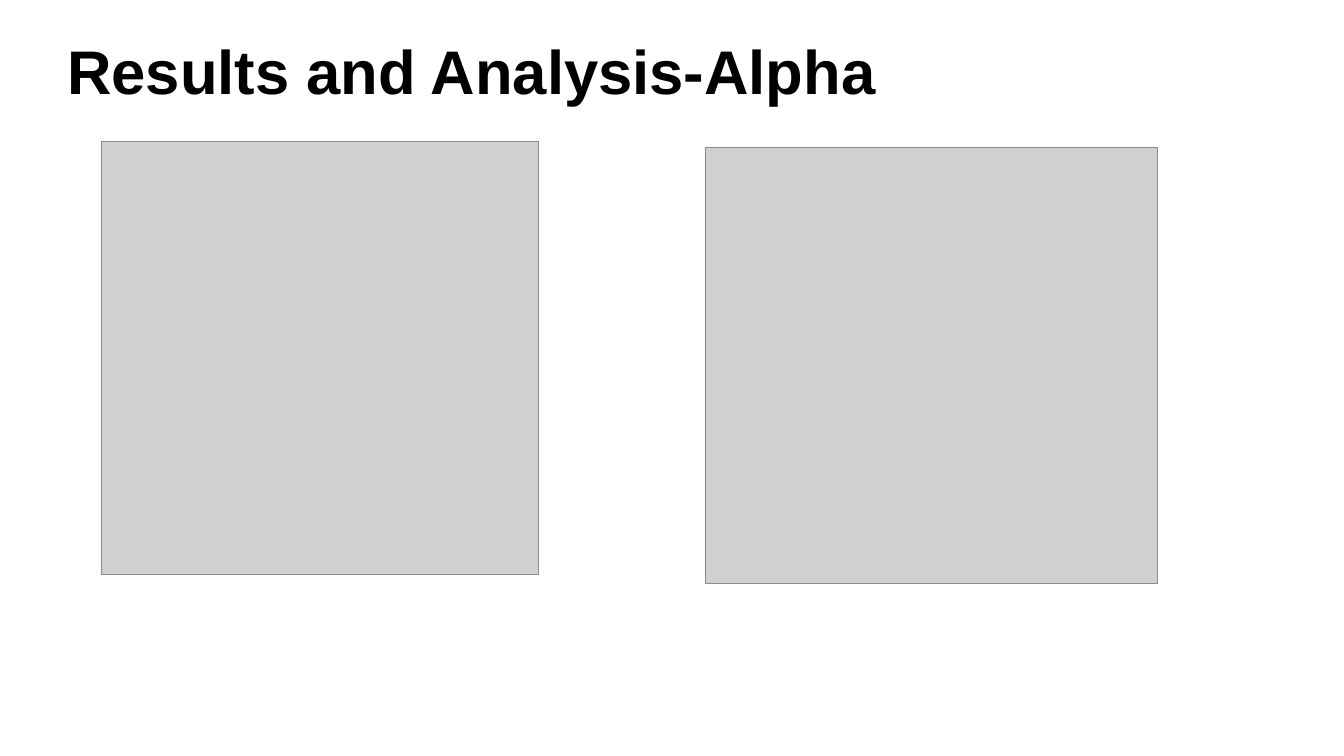
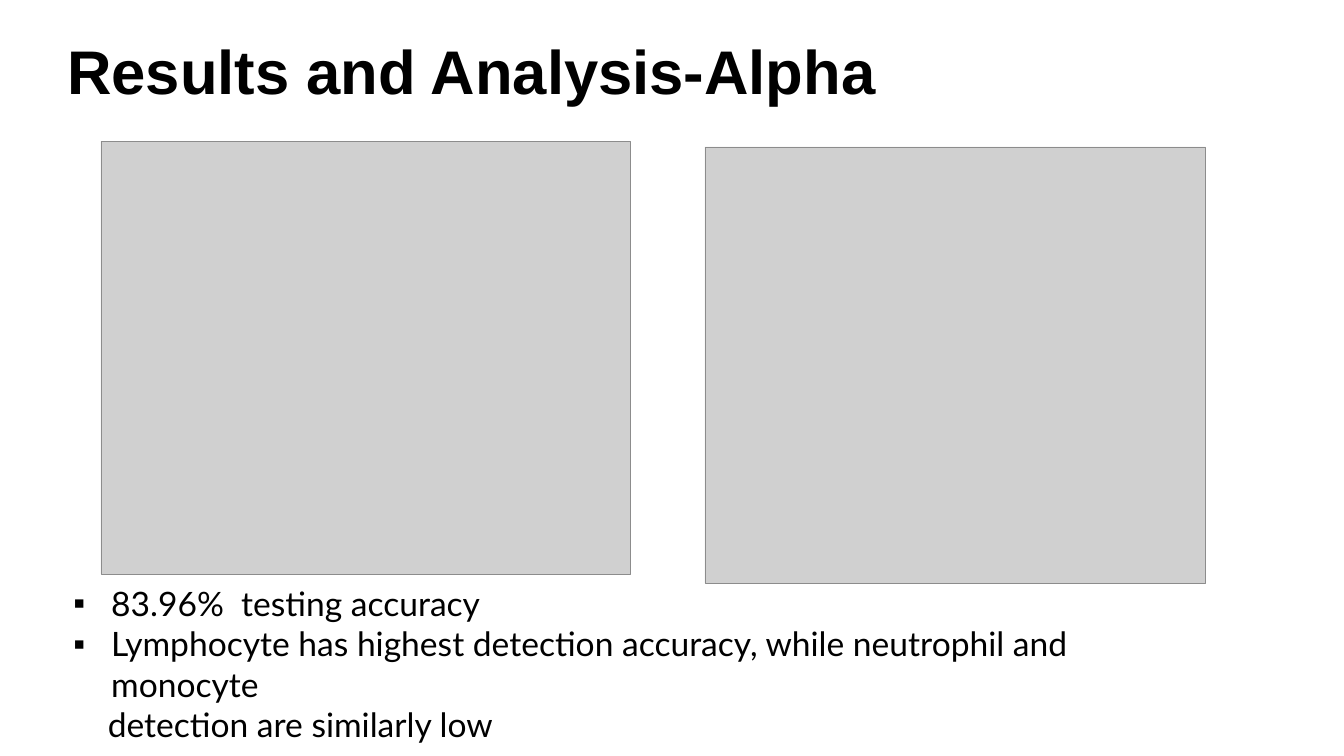
Before and after one commit to imarquez7891/MLSpring2018, a slide deck: slide 16 of MLPresentaion.pptx. Drawn at 1344x756 pixels with LibreOffice and Linux fonts; fonts in the diff are those of the drawing; grey boxes stand for pictures; background and template pictures are left out. Boxes give left, top, right and bottom in pixels: in the first picture for what was removed or moved away, otherwise in the second. Text is boxed around its words. In the diff, an @@ line names an element or a change of style, - is before the commit and + after.

```diff
--- a/MLPresentaion.pptx
+++ b/MLPresentaion.pptx
@@ picture: place and size @@
-picture at (101,141,538,574)
+picture at (101,141,630,574)
@@ picture: place and size @@
-picture at (705,147,1157,583)
+picture at (705,147,1205,583)
@@ text added at (108,591,1067,743), 48 pt, text #000000 @@
+▪ 83.96% testing accuracy
+▪ Lymphocyte has highest detection accuracy, while neutrophil and monocyte
+detection are similarly low
```
Also in this commit, not shown: 10 other slides changed.
